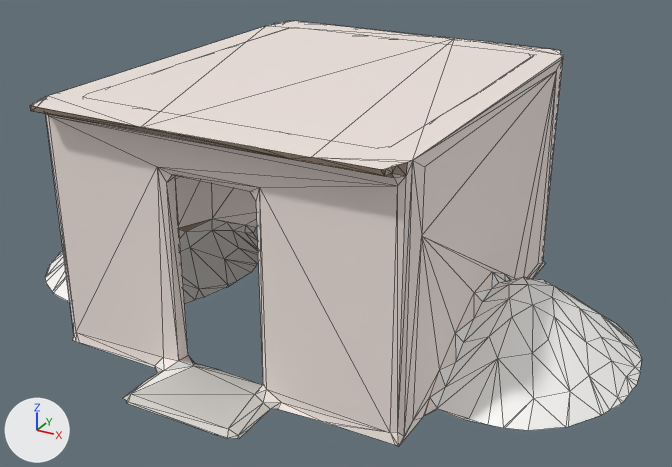
Two versions of the glTF model docs/univers/archipeo/batiments/modeles/5e-batiment-chalet-de-perle/etape-1.glb, one commit apart.
Before and after are seen from a camera (50 mm lens) standing at (0.594, -1.046, 0.639) and looking at (0.026, -0.013, 0.122). The lights are fixed; the arrows at lower left show +X, +Y and +Z. The first picture is the older version. Mesh edges are drawn as thin lines. Vertices at exactly the same position are counted once.

In view in the first picture: 'geometry_0'.
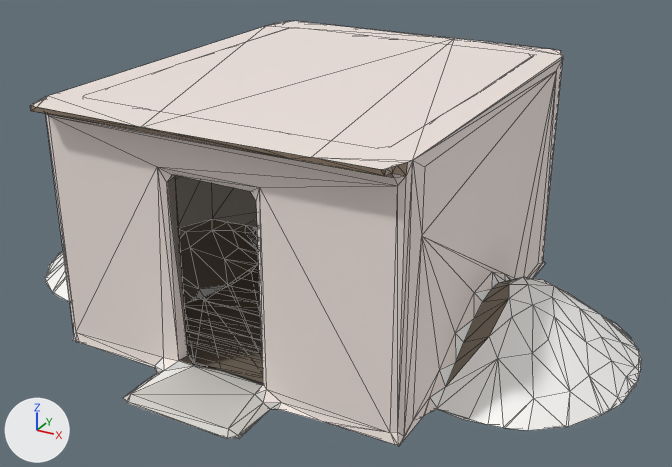
Boxes (x1, y1, x2, y2) around the edits, measured in the pictures (672 x 467 px):
part 1 of me_geometry_0, added: after (185, 237, 261, 341)
part 2 of me_geometry_0, added: after (205, 263, 260, 316)
part 3 of me_geometry_0, built on: before (73, 333, 79, 343); after (73, 226, 263, 385)
part 4 of me_geometry_0, recoloured: (167, 176, 522, 386) in both

What changed in the scene script:
```text
Change me_geometry_0:
    used by ob_geometry_0; location = (0.0, 0.0, 0.0)
    remove me_geometry_0.from_pydata(...)  # 880 vertices, 1286 faces; spans x -0.472..0.445, y -0.338..0.313, z 0.0..0.334
    add me_geometry_0.from_pydata(...)  # 988 vertices, 1713 faces; spans x -0.472..0.445, y -0.338..0.313, z 0.0..0.334
    me_geometry_0 part 1: a new loose piece of 48 vertices spanning x -0.444..0.216, y -0.137..0.15, z 0.002, in mat_defaultmaterial
    me_geometry_0 part 2: a new loose piece of 14 vertices spanning x -0.157..0.13, y -0.079..0.093, z 0.002, in mat_defaultmaterial
    me_geometry_0 part 3
    33 faces are deleted
    1 vertex moves within x -0.252, y 0.275, z 0.334
    14 vertices are added at x -0.386..0.216, y -0.223..0.265, z 0.002
    12 new vertices lie (0.0, 0.029, 0.0) away from vertices in x -0.386..0.216, y -0.223..0.207, z 0.002
    396 new faces join them
    me_geometry_0 part 4: 381 kept faces spanning x -0.4..0.35, y -0.256..0.264, z 0.0..0.334 get new vertex colours; the middle colour goes from white #faf9f7 to brown #7c7062
    other edits to the shape of me_geometry_0 do not show in these pictures
```
